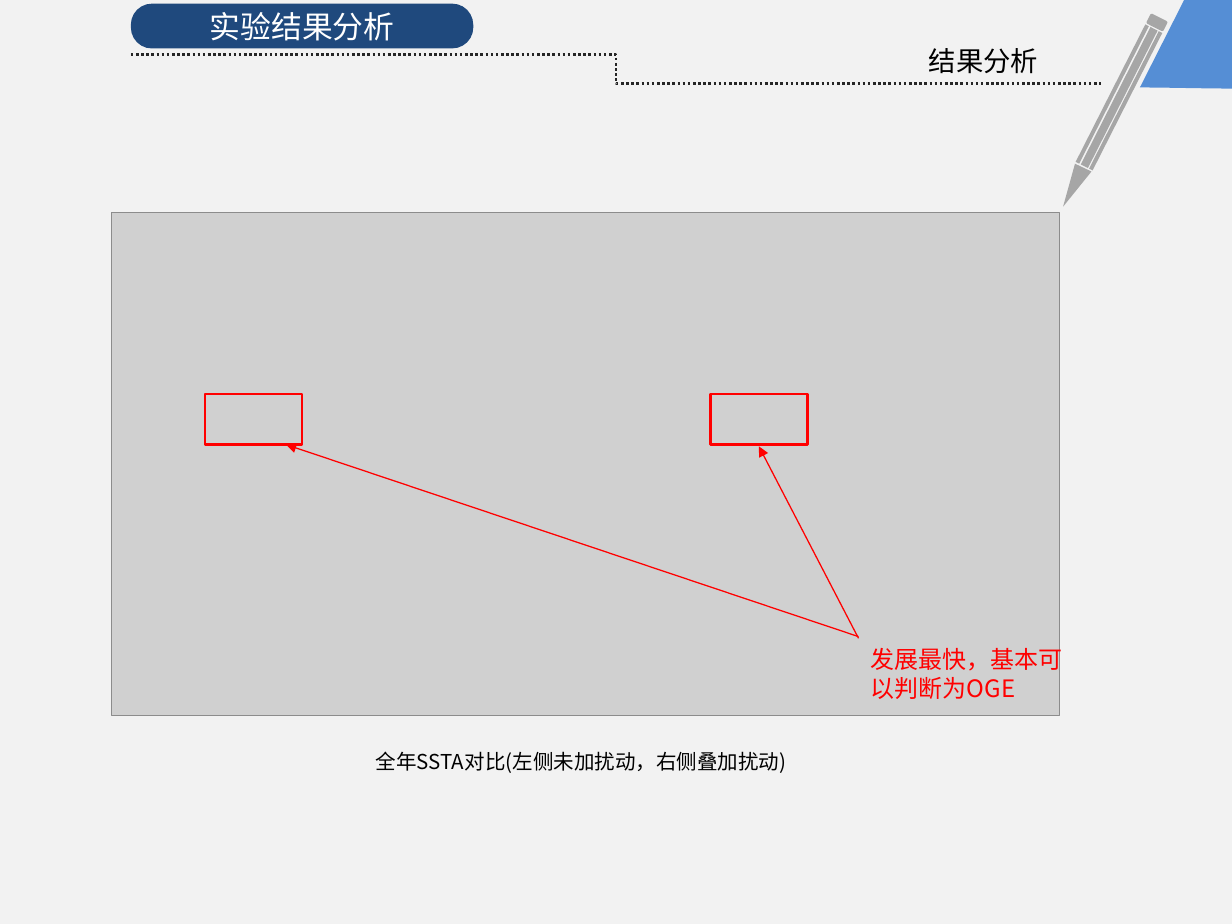
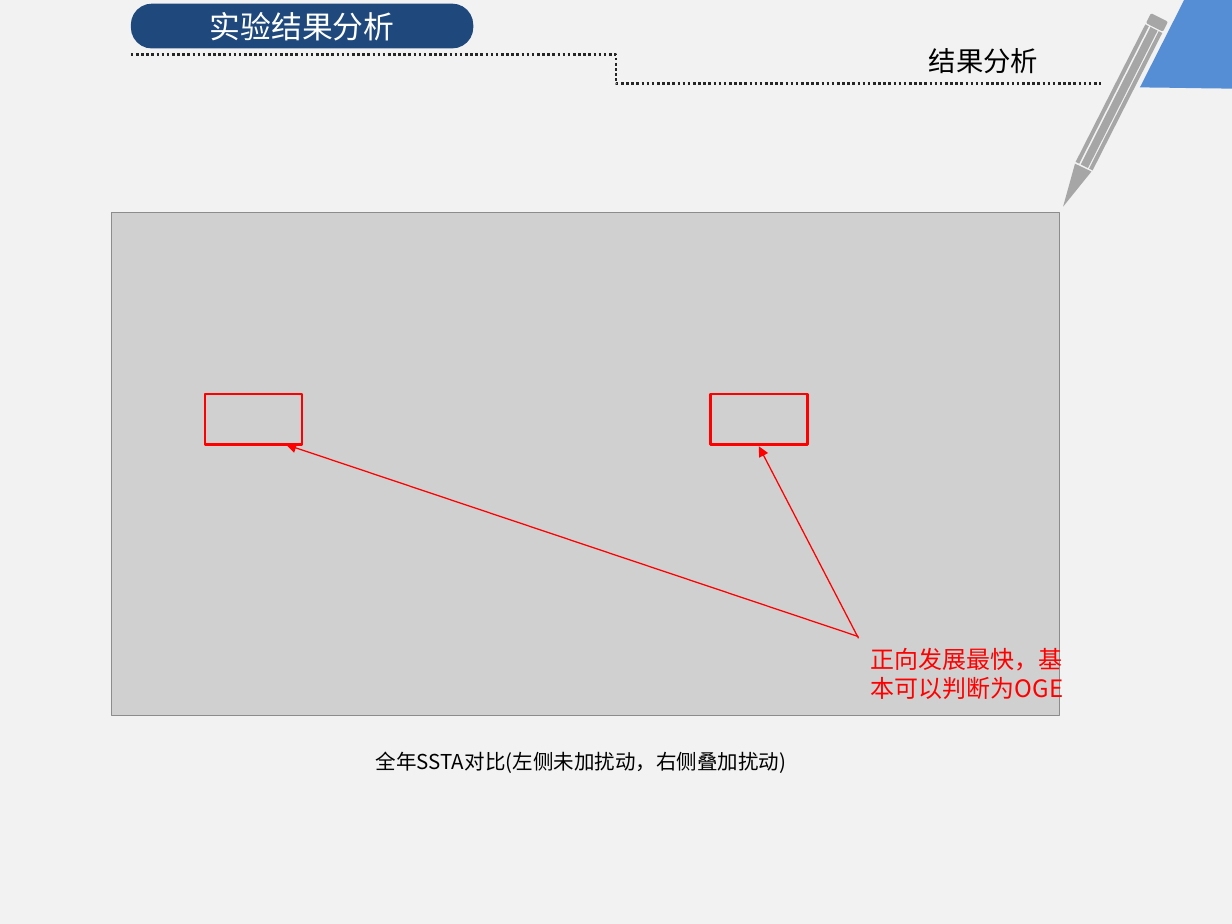
Before and after one commit to KrisCheng/GraduationDesign, a slide deck: slide 20 of FinalPaper/毕业答辩.pptx. Drawn at 1232x924 pixels with LibreOffice and Linux fonts; fonts in the diff are those of the drawing; grey boxes stand for pictures. Boxes give left, top, right and bottom in pixels: in the first picture for what was removed or moved away, otherwise in the second. Text is boxed around its words. In the diff, an @@ line names an element or a change of style, - is before the commit and + after.

```diff
--- a/FinalPaper/毕业答辩.pptx
+++ b/FinalPaper/毕业答辩.pptx
@@ text at box(871, 643, 1064, 703): text changed @@
-发展最快，基本可以判断为OGE
+正向发展最快，基本可以判断为OGE
```
Also in this commit, not shown: 4 other slides changed.
